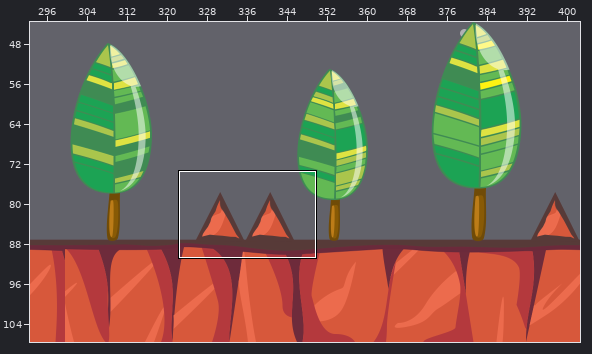
Tiled map, stored at Final Project/android/assets/teste.tmx. The picture above shows the old version from afar; the outline marks the close-up.
Close-up. Before the commit:
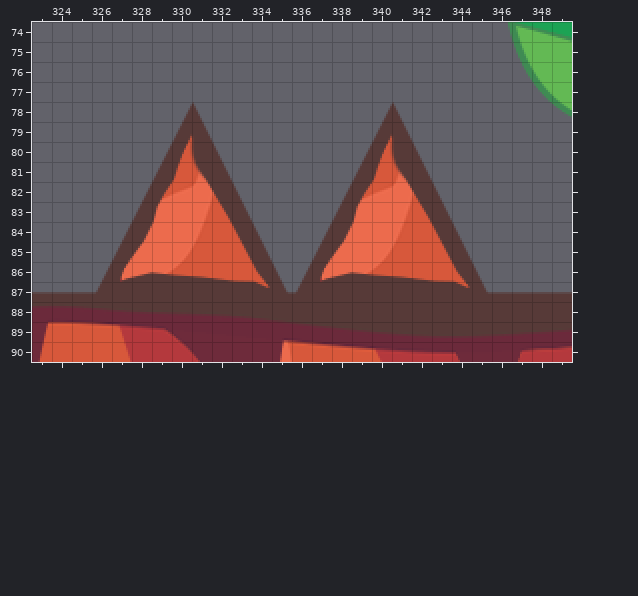
Cells are 10x10 px. Shown: x 323..349, y 74..90. The commit also changed other parts of the map, which this record leaves out.
The same view after the edit:
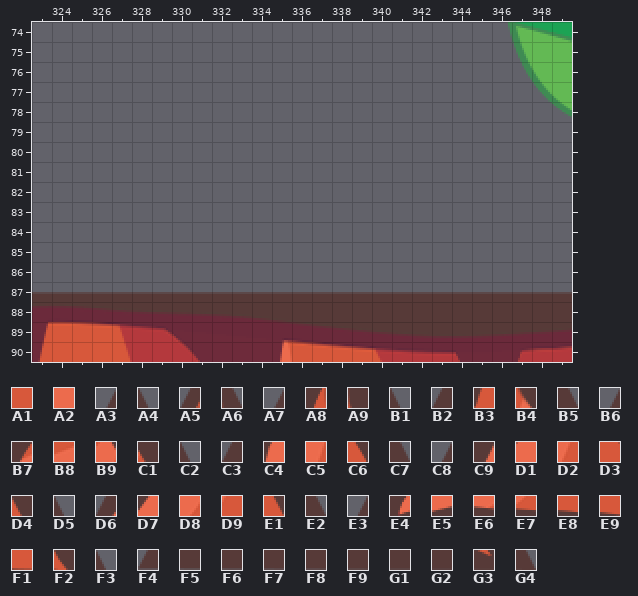
Key: from "lightForestFloor": A1 8843, A2 9003; from "triangle": A3 4, A4 5, A5 14, A6 15, A7 23, A8 24, A9 25, B1 26, B2 33, B3 34, B4 35, B5 36, B6 42, B7 43, B8 44, B9 45, C1 46, C2 47, C3 52, C4 53, C5 55, C6 56, C7 57, C8 61, C9 62, D1 63, D2 65, D3 66, D4 67, D5 68, D6 71, D7 72, D8 74, D9 75, E1 77, E2 78, E3 80, E4 81, E5 82, E6 83, E7 84, E8 85, E9 86, F1 87, F2 88, F3 89, F4 90, F5 91, F6 92, F7 93, F8 94, F9 95, G1 96, G2 97, G3 98, G4 99.
__ is an empty cell.
Diff:
Layer "TRIANGLES":
y 78: x 330..331 A3 A4 -> __ __; x 340..341 A3 A4 -> __ __
y 79: x 330..331 A5 A6 -> __ __; x 340..341 A5 A6 -> __ __
y 80: x 329..332 A7 A8 A9 B1 -> __ __ __ __; x 339..342 A7 A8 A9 B1 -> __ __ __ __
y 81: x 329..332 B2 B3 B4 B5 -> __ __ __ __; x 339..342 B2 B3 B4 B5 -> __ __ __ __
y 82: x 328..333 B6 B7 B8 B9 C1 C2 -> __ __ __ __ __ __; x 338..343 B6 B7 B8 B9 C1 C2 -> __ __ __ __ __ __
y 83: x 328..333 C3 C4 A2 C5 C6 C7 -> __ __ __ __ __ __; x 338..343 C3 C4 A2 C5 C6 C7 -> __ __ __ __ __ __
y 84: x 327..334 C8 C9 D1 A2 D2 D3 D4 D5 -> __ __ __ __ __ __ __ __; x 337..344 C8 C9 D1 A2 D2 D3 D4 D5 -> __ __ __ __ __ __ __ __
y 85: x 327..334 D6 D7 A2 D8 D9 A1 E1 E2 -> __ __ __ __ __ __ __ __; x 337..344 D6 D7 A2 D8 D9 A1 E1 E2 -> __ __ __ __ __ __ __ __
y 86: x 326..345 E3 E4 E5 E6 E7 E8 E9 F1 F2 F3 E3 E4 E5 E6 E7 E8 E9 F1 F2 F3 -> __ __ __ __ __ __ __ __ __ __ __ __ __ __ __ __ __ __ __ __
y 87: x 326..345 F4 F5 F6 F7 F8 F9 G1 G2 G3 G4 F4 F5 F6 F7 F8 F9 G1 G2 G3 G4 -> __ __ __ __ __ __ __ __ __ __ __ __ __ __ __ __ __ __ __ __
Boxes around the changes in both close-ups, in picture pixels (x1, y1, x2, y2):
removed: (96, 102, 488, 294)
